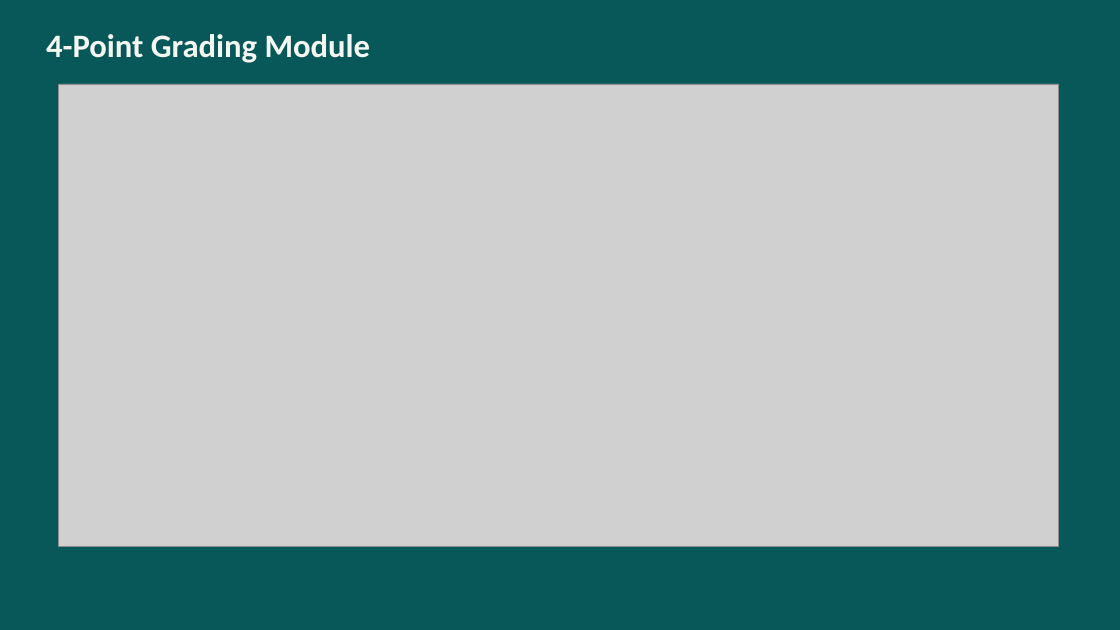
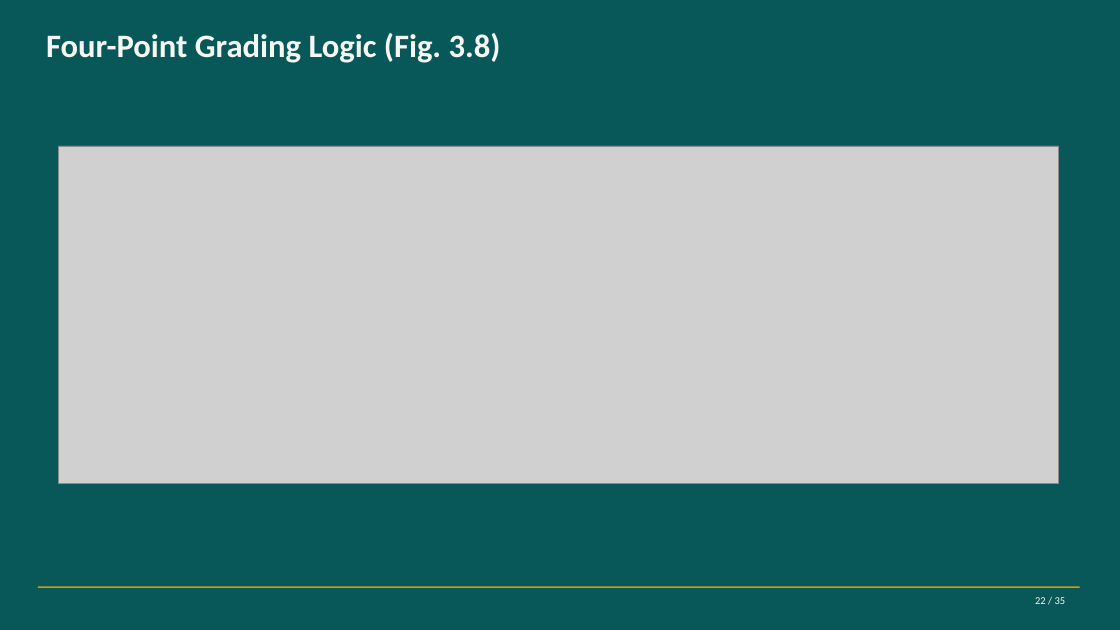
Before and after one commit to labib-ux/FYDP, a slide deck: slide 22 of slides/Defect-to-Delivery_262-034.pptx. Drawn at 1120x630 pixels with LibreOffice and Linux fonts; fonts in the diff are those of the drawing; grey boxes stand for pictures. Boxes give left, top, right and bottom in pixels: in the first picture for what was removed or moved away, otherwise in the second. Text is boxed around its words. In the diff, an @@ line names an element or a change of style, - is before the commit and + after.

```diff
--- a/slides/Defect-to-Delivery_262-034.pptx
+++ b/slides/Defect-to-Delivery_262-034.pptx
@@ text at (46, 33, 501, 63): text changed @@
-4-Point Grading Module
+Four-Point Grading Logic (Fig. 3.8)
@@ picture: place and size @@
-picture at (59, 84, 1059, 546)
+picture at (59, 146, 1059, 484)
@@ rectangle added at (38, 586, 1080, 588), fill #D99A06 @@
@@ text added at (1035, 597, 1066, 604), 9 pt, text #F5F7F2 @@
+22 / 35
```
Also in this commit, not shown: 33 other slides changed, 1 slide added, 6 slides removed, 1 other file.
